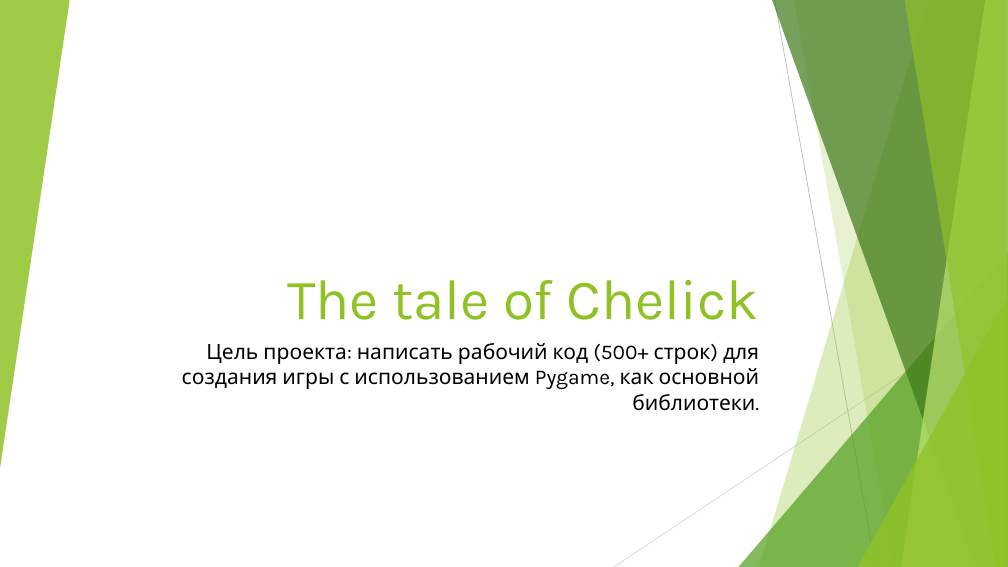
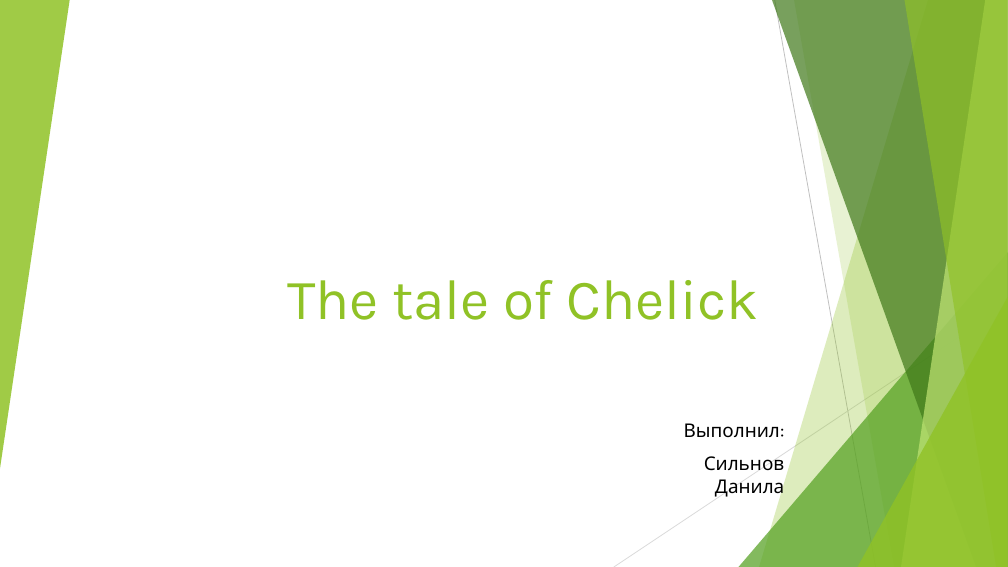
Before and after one commit to silnovdanila/atom_projects, a slide deck: slide 1 of The tale of Chelick.pptx. Drawn at 1008x567 pixels with LibreOffice and Linux fonts; fonts in the diff are those of the drawing. Boxes give left, top, right and bottom in pixels: in the first picture for what was removed or moved away, otherwise in the second. Text is boxed around its words. In the diff, an @@ line names an element or a change of style, - is before the commit and + after.

```diff
--- a/The tale of Chelick.pptx
+++ b/The tale of Chelick.pptx
@@ subtitle removed at <box>182,343,760,411</box> @@
-Цель проекта: написать рабочий код (500+ строк) для создания игры с использованием Pygame, как основной библиотеки.
@@ subtitle added at <box>684,423,785,499</box>, 18 pt, text #000000 @@
+Выполнил:
+Сильнов Данила
```
Also in this commit, not shown: 3 slides added, 2 other files.
